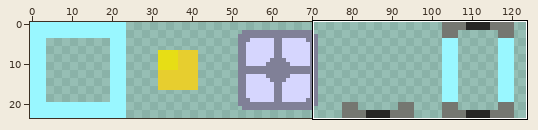
Two versions of one sprite sheet, assets/images/object_sheet.png. Above: a wide view before the commit, with the close-up outlined.
Close-up. Before the edit:
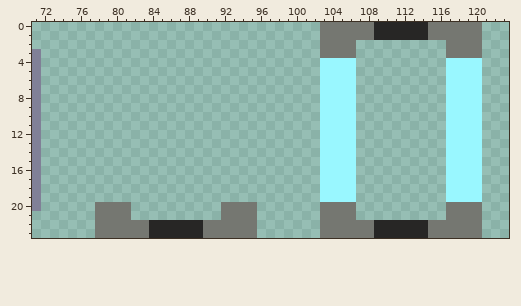
The file is 124x24 pixels. Shown: x 71..123, y 0..23.
After the commit:
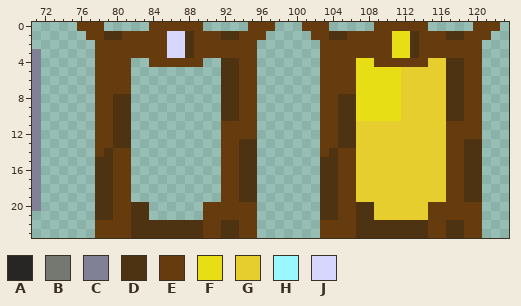
Palette (. is transparent): A #272625  B #757771  C #808097  D #4e3313  E #663c0f  F #e7de15  G #e7ce2f  H #99f7ff  J #d6d6fe
The commit says: wooden arch thing as sprite for goal
The exact change:
@@ x 71..123 @@
- 0 ................................BBBBBBAAAAAABBBBBB...
- 1 ................................BBBBBBAAAAAABBBBBB...
- 2 ................................BBBB..........BBBB...
- 3 C...............................BBBB..........BBBB...
- 4 C...............................HHHH..........HHHH...
- 5 C...............................HHHH..........HHHH...
- 6 C...............................HHHH..........HHHH...
- 7 C...............................HHHH..........HHHH...
- 8 C...............................HHHH..........HHHH...
- 9 C...............................HHHH..........HHHH...
-10 C...............................HHHH..........HHHH...
-11 C...............................HHHH..........HHHH...
-12 C...............................HHHH..........HHHH...
-13 C...............................HHHH..........HHHH...
-14 C...............................HHHH..........HHHH...
-15 C...............................HHHH..........HHHH...
-16 C...............................HHHH..........HHHH...
-17 C...............................HHHH..........HHHH...
-18 C...............................HHHH..........HHHH...
-19 C...............................HHHH..........HHHH...
-20 C......BBBB..........BBBB.......BBBB..........BBBB...
-21 .......BBBB..........BBBB.......BBBB..........BBBB...
-22 .......BBBBBBAAAAAABBBBBB.......BBBBBBAAAAAABBBBBB...
-23 .......BBBBBBAAAAAABBBBBB.......BBBBBBAAAAAABBBBBB...
+ 0 .....EEE.....EEEEEE.....EEE...EEE.....EEEEEE.....EEE.
+ 1 ......EEDDEEEEEJJDEEEDDEEE.....EEDDEEEEEFFDEEEDDEEE..
+ 2 .......EEEEEEEEJJDEEEEEEE.......EEEEEEEEFFDEEEEEEE...
+ 3 C......EEEEEEEEJJDEEEEEEE.......EEEEEEEEFFDEEEEEEE...
+ 4 C......EEEE..EEEEEE..DDEE.......EEEEFFEEEEEEGGDDEE...
+ 5 C......EEEE..........DDEE.......EEEEFFFFFGGGGGDDEE...
+ 6 C......EEEE..........DDEE.......EEEEFFFFFGGGGGDDEE...
+ 7 C......EEEE..........DDEE.......EEEEFFFFFGGGGGDDEE...
+ 8 C......EEDD..........DDEE.......EEDDFFFFFGGGGGDDEE...
+ 9 C......EEDD..........DDEE.......EEDDFFFFFGGGGGDDEE...
+10 C......EEDD..........DDEE.......EEDDFFFFFGGGGGDDEE...
+11 C......EEDD..........EEEE.......EEDDGGGGGGGGGGEEEE...
+12 C......EEDD..........EEEE.......EEDDGGGGGGGGGGEEEE...
+13 C......EEDD..........EEDD.......EEDDGGGGGGGGGGEEDD...
+14 C......EDEE..........EEDD.......EDEEGGGGGGGGGGEEDD...
+15 C......DDEE..........EEDD.......DDEEGGGGGGGGGGEEDD...
+16 C......DDEE..........EEDD.......DDEEGGGGGGGGGGEEDD...
+17 C......DDEE..........EEDD.......DDEEGGGGGGGGGGEEDD...
+18 C......DDEE..........EEDD.......DDEEGGGGGGGGGGEEDD...
+19 C......DDEE..........EEDD.......DDEEGGGGGGGGGGEEDD...
+20 C......DDEEDD......EEEEEE.......DDEEDDGGGGGGEEEEEE...
+21 .......DDEEDD......EEEEEE.......DDEEDDGGGGGGEEEEEE...
+22 .......EEEEDDDDDDDDEEDDEE.......EEEEDDDDDDDDEEDDEE...
+23 .......EEEEDDDDDDDDEEDDEE.......EEEEDDDDDDDDEEDDEE...
Changed places in both close-ups, as pixel boxes (x1, y1, x2, y2):
changed: (77, 22, 275, 238)
changed: (302, 22, 500, 238)
